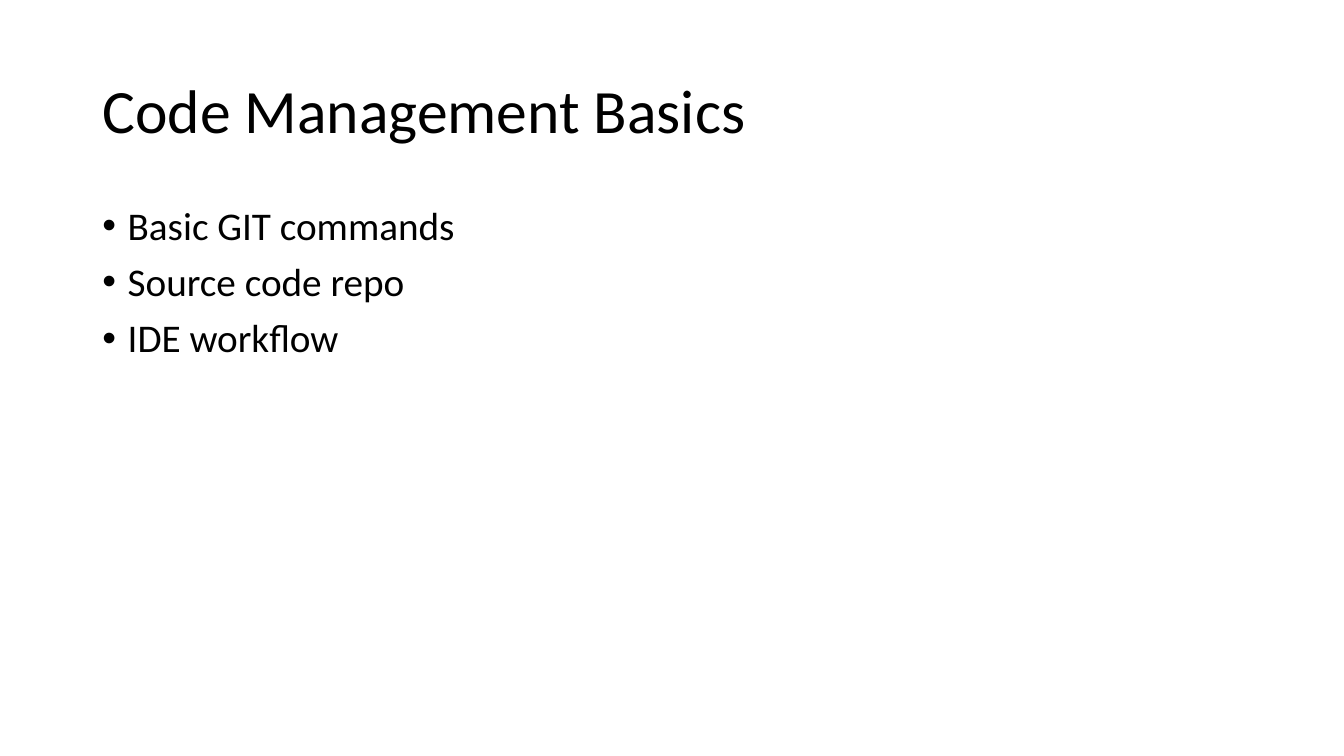
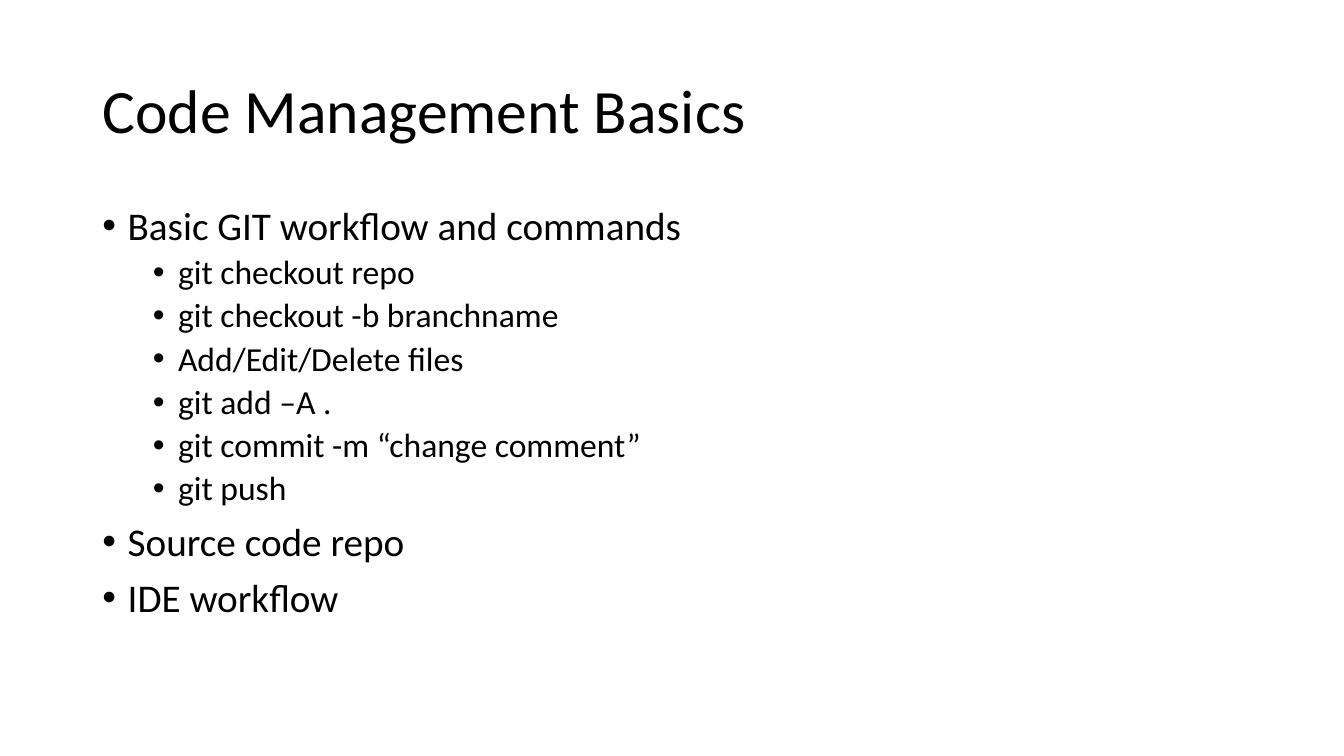
Before and after one commit to gk95/PythonBasics, a slide deck: slide 21 of Python(3) Intro.pptx. Drawn at 1344x756 pixels with LibreOffice and Linux fonts; fonts in the diff are those of the drawing. Boxes give left, top, right and bottom in pixels: in the first picture for what was removed or moved away, otherwise in the second. Text is boxed around its words. In the diff, an @@ line names an element or a change of style, - is before the commit and + after.

```diff
--- a/Python(3) Intro.pptx
+++ b/Python(3) Intro.pptx
@@ text at <box>128,212,681,506</box>: text changed; size 28 to 24 pt @@
-• Basic GIT commands
+• Basic GIT workflow and commands
+  • git checkout repo
+  • git checkout -b branchname
+  • Add/Edit/Delete files
+  • git add –A .
+  • git commit -m “change comment”
+  • git push
```
